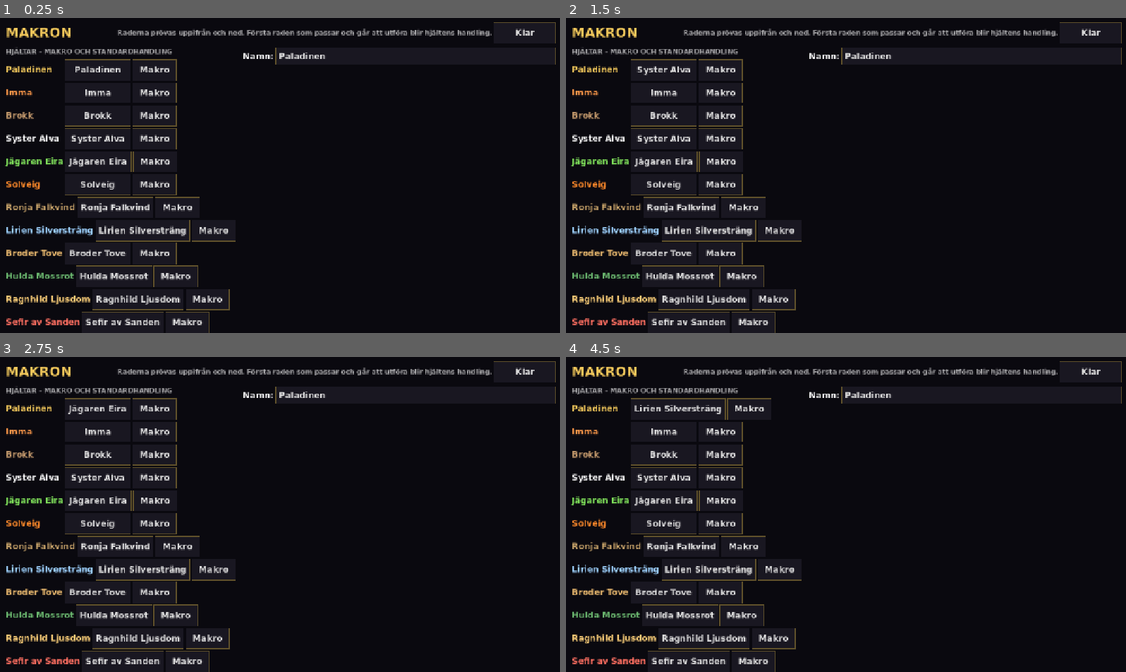
Above: before the commit, frames 1-4 (two rows, left to right).
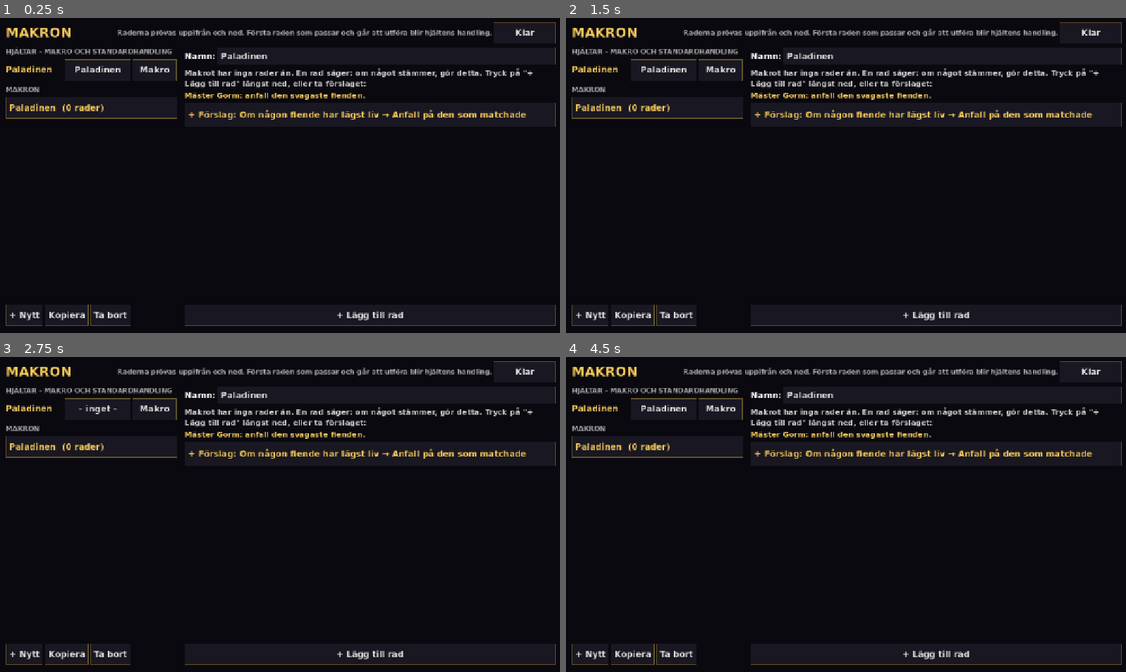
Above: after the commit, the same moments.

Repository: broklyn777/de-edsvurna
Game: Godot game, scene res://scenes/macros.tscn
The game is run twice, just before and just after one commit, with the same random seed, the same clock (stepped at 60 frames per second) and the same inputs. This scene is started directly instead of the project's main scene.
Inputs:
- Up to frame 1 (0.25 s): no input
- Up to frame 2 (1.5 s): click "Paladinen" at 0.5 s; click "Brokk" (after the commit: "– inget –") at 1.25 s
- Up to frame 3 (2.75 s): click "Syster Alva" (after the commit: "Paladinen") at 2 s
- Up to frame 4 (4.5 s): click "Jägaren Eira" (after the commit: "– inget –") at 2.75 s; click "Solveig" (after the commit: "Paladinen") at 3.5 s; click "Ronja Falkvind" (after the commit: "– inget –") at 4.25 s

The runs differ from the first frame. In frame 1, 8.9% of the frame differs, in the area x 0-100%, y 9-100%; in frame 2, 9.0%; in frame 3, 9.0%; in frame 4, 9.3%.

Commit message:
0.23.2: the macro screen works in a new profile
Only the paladin and recruited heroes are listed, the hero list scrolls so the
macro list and "+ Lägg till rad" always fit, and an empty macro explains what
a line is and offers the intro's first line with one tap. --new-profile no
longer writes macros.json. Version 0.23.2, code 42.

Co-Authored-By: Claude Opus 5.5 <noreply@anthropic.com>

Diff:
--- a/scripts/game/run.gd
+++ b/scripts/game/run.gd
@@ -198,6 +198,7 @@
 			dev_profile = true
 			profile = Profile.new()
 			state = RunState.new_run(profile, data)
+			_load_macros(true)
 		elif arg == "--rescue-demo":
 			# --rescue-demo: rumskartan med befrielsedialogen för Alva och hennes makroförslag (sparas inte)
 			dev_profile = true
@@ -445,6 +446,15 @@
 	return hint
 
 
+## Hjältarna som makroskärmen visar (0.23.2): Paladinen och de som har anslutit.
+func macro_heroes() -> Array:
+	return (["paladin"] + Array(profile.recruited)).filter(func(id: String) -> bool: return data.heroes.has(id))
+
+
+## Raden som föreslås i ett tomt makro (0.23.2), som introts "anfall den svagaste fienden".
+const FIRST_LINE := {"subject": "any_enemy", "cond": "lowest_hp", "value": 0, "action": "attack", "ability": "", "target": "that"}
+
+
 ## Lägger förslagets rad först i hjältens makro.
 func add_macro_hint(hero_id: String) -> void:
 	var hint := macro_hint(hero_id)
@@ -669,7 +679,7 @@
 
 
 func save_macros() -> void:
-	var f := FileAccess.open(MACROS_PATH, FileAccess.WRITE)
+	var f: FileAccess = null if dev_profile else FileAccess.open(MACROS_PATH, FileAccess.WRITE)
 	if f:
 		f.store_string(JSON.stringify({"macros": macros, "assignment": assignment, "default_action": default_action}, "\t"))
 	# Introt: Paladinens första makrorad.
@@ -677,10 +687,14 @@
 		intro("macro_line")
 
 
-## Startmakron från data/macros.json första gången; sedan spelarens egna.
-func _load_macros() -> void:
+## Startmakron från data/macros.json första gången; sedan spelarens egna. fresh = som en ny profil (--new-profile).
+func _load_macros(fresh := false) -> void:
 	var parsed: Variant = null
-	if FileAccess.file_exists(MACROS_PATH):
+	if fresh:
+		macros = {}
+		assignment = {}
+		default_action = {}
+	elif FileAccess.file_exists(MACROS_PATH):
 		parsed = JSON.parse_string(FileAccess.get_file_as_string(MACROS_PATH))
 	if parsed is Dictionary and parsed.has("macros"):
 		macros = parsed.macros
--- a/scripts/screens/macro_screen.gd
+++ b/scripts/screens/macro_screen.gd
@@ -36,8 +36,11 @@
 	bg.set_anchors_preset(Control.PRESET_FULL_RECT)
 	add_child(bg)
 	_build()
-	var ids: Array = run.macros.keys()
-	if not ids.is_empty():
+	var ids := _macro_ids()
+	var own: String = run.assignment.get("paladin", "")
+	if ids.has(own):
+		_select(own)
+	elif not ids.is_empty():
 		_select(ids[0])
 	_refresh_all()
 	if "--edit-line" in OS.get_cmdline_user_args():  # utvecklarflagga för skärmdumpar
@@ -83,8 +86,14 @@
 	left.add_theme_constant_override("separation", 8)
 	body.add_child(left)
 	left.add_child(_header("HJÄLTAR – MAKRO OCH STANDARDHANDLING"))
+	# 0.23.2: hjältarna i en egen rullista, så att makrolistan och raderna alltid får plats.
+	var heroes_scroll := ScrollContainer.new()
+	heroes_scroll.horizontal_scroll_mode = ScrollContainer.SCROLL_MODE_DISABLED
+	heroes_scroll.custom_minimum_size = Vector2(0, mini(run.macro_heroes().size(), 4) * 52)
+	left.add_child(heroes_scroll)
 	_heroes_box = VBoxContainer.new()
-	left.add_child(_heroes_box)
+	_heroes_box.size_flags_horizontal = Control.SIZE_EXPAND_FILL
+	heroes_scroll.add_child(_heroes_box)
 	left.add_child(_header("MAKRON"))
 	var macro_scroll := ScrollContainer.new()
 	macro_scroll.size_flags_vertical = Control.SIZE_EXPAND_FILL
@@ -195,7 +204,7 @@
 func _refresh_heroes() -> void:
 	for c in _heroes_box.get_children():
 		c.queue_free()
-	for hero_id in data.heroes:
+	for hero_id in run.macro_heroes():
 		var row := HBoxContainer.new()
 		_heroes_box.add_child(row)
 		var name := Label.new()
@@ -214,7 +223,7 @@
 func _refresh_macros() -> void:
 	for c in _macro_box.get_children():
 		c.queue_free()
-	for id in run.macros:
+	for id in _macro_ids():
 		var b := _button("%s  (%d rader)" % [run.macros[id].name, run.macros[id].lines.size()], _select.bind(id))
 		b.alignment = HORIZONTAL_ALIGNMENT_LEFT
 		b.size_flags_horizontal = Control.SIZE_EXPAND_FILL
@@ -235,6 +244,8 @@
 	if _name_edit.text != macro.name:
 		_name_edit.text = macro.name
 	var lines: Array = macro.lines
+	if lines.is_empty():
+		_empty_hint()
 	for i in lines.size():
 		var row := HBoxContainer.new()
 		row.custom_minimum_size = Vector2(0, ROW_H)
@@ -256,6 +267,45 @@
 	_add_line.text = "+ Lägg till rad" if not _add_line.disabled else "Max %d rader" % MacroRunner.MAX_LINES
 
 
+## Ett tomt makro (0.23.2): vad en rad är, introts uppdrag och en föreslagen rad som läggs till med ett tryck.
+func _empty_hint() -> void:
+	var info := Label.new()
+	info.text = "Makrot har inga rader än. En rad säger: om något stämmer, gör detta. Tryck på \"+ Lägg till rad\" längst ned, eller ta förslaget:"
+	info.autowrap_mode = TextServer.AUTOWRAP_WORD_SMART
+	info.add_theme_font_size_override("font_size", 17)
+	info.modulate = Color(1, 1, 1, 0.8)
+	_lines_box.add_child(info)
+	if not run.profile.intro_done:
+		var quest := Label.new()
+		quest.text = "Mäster Gorm: anfall den svagaste fienden."
+		quest.add_theme_font_size_override("font_size", 17)
+		quest.add_theme_color_override("font_color", UiStyle.GOLD)
+		_lines_box.add_child(quest)
+	var line: Dictionary = run.FIRST_LINE
+	var b := _button("+ Förslag: " + MacroRunner.describe_line(data, line), _add_suggested)
+	b.alignment = HORIZONTAL_ALIGNMENT_LEFT
+	b.autowrap_mode = TextServer.AUTOWRAP_WORD_SMART
+	b.custom_minimum_size = Vector2(0, ROW_H)
+	b.add_theme_color_override("font_color", UiStyle.GOLD)
+	_lines_box.add_child(b)
+
+
+func _add_suggested() -> void:
+	if current == "":
+		return
+	run.macros[current].lines.append(run.FIRST_LINE.duplicate(true))
+	run.save_macros()
+	run.ui("ui_confirm", -8.0)
+	_refresh_lines()
+	_refresh_macros()
+
+
+## Makrona som listas: alla utom startmakrona för hjältar som inte har anslutit ännu.
+func _macro_ids() -> Array:
+	var heroes: Array = run.macro_heroes()
+	return run.macros.keys().filter(func(id: String) -> bool: return not data.heroes.has(id) or heroes.has(id))
+
+
 # --- Handlingar -----------------------------------------------------------------
 
 func _select(id: String) -> void:
@@ -287,12 +337,13 @@
 	for hero_id in run.assignment:
 		if run.assignment[hero_id] == current:
 			run.assignment[hero_id] = ""
-	current = run.macros.keys()[0] if not run.macros.is_empty() else ""
+	var ids := _macro_ids()
+	current = ids[0] if not ids.is_empty() else ""
 	_refresh_all()
 
 
 func _cycle_macro(hero_id: String) -> void:
-	var ids: Array = [""] + run.macros.keys()
+	var ids: Array = [""] + _macro_ids()
 	var i := ids.find(run.assignment.get(hero_id, ""))
 	run.assignment[hero_id] = ids[(i + 1) % ids.size()]
 	_refresh_heroes()
--- /dev/null
+++ b/tests/test_macro_screen.gd
@@ -0,0 +1,38 @@
+extends "res://tests/test_case.gd"
+## 0.23.2: makroskärmen i en ny profil – bara Paladinen och de som har anslutit, och ett tomt makro med en
+## föreslagen första rad som klarar introts steg.
+
+var _data := GameData.load_all()
+
+
+func _run(profile: Profile) -> Node:
+	var r: Node = load("res://scripts/game/run.gd").new()
+	r.data = _data
+	r.profile = profile
+	r.dev_profile = true
+	r._load_macros(true)
+	return r
+
+
+func test_a_new_profile_lists_only_its_own_heroes() -> void:
+	var p := Profile.new()
+	var r := _run(p)
+	assert_eq(r.macro_heroes(), ["paladin"], "bara Paladinen innan Imma ansluter")
+	assert_true(r.macros.paladin.lines.is_empty(), "Paladinens första rad skriver man själv i introt")
+	p.recruit(_data, "imma")
+	assert_eq(r.macro_heroes(), ["paladin", "imma"])
+	r.free()
+
+
+func test_the_suggested_line_attacks_the_weakest_enemy_and_ends_the_intro_step() -> void:
+	var line: Dictionary = load("res://scripts/game/run.gd").FIRST_LINE
+	assert_eq(MacroRunner.describe_line(_data, line), "Om någon fiende har lägst liv → Anfall på den som matchade")
+	var sim := CombatSim.create(_data, "crypt_1", 1, ["paladin"], {}, {}, {}, 1, {"elite_chance": 0.0})
+	sim.enemies[1].hp = 1.0
+	var d := MacroRunner.decide(sim, sim.unit("paladin"), {"name": "Paladinen", "lines": [line.duplicate(true)]})
+	assert_eq(d.get("action", ""), "attack")
+	assert_eq(d.get("target", ""), sim.enemies[1].id, "den svagaste fienden")
+	var p := Profile.new()
+	while Intro.current(_data, p).get("id", "") != "macro":
+		p.intro_step += 1
+	assert_true(not Intro.notify(_data, p, "macro_line").is_empty(), "raden klarar steget")
Not shown, changed: export_presets.cfg
Not shown, changed: CLAUDE.md
